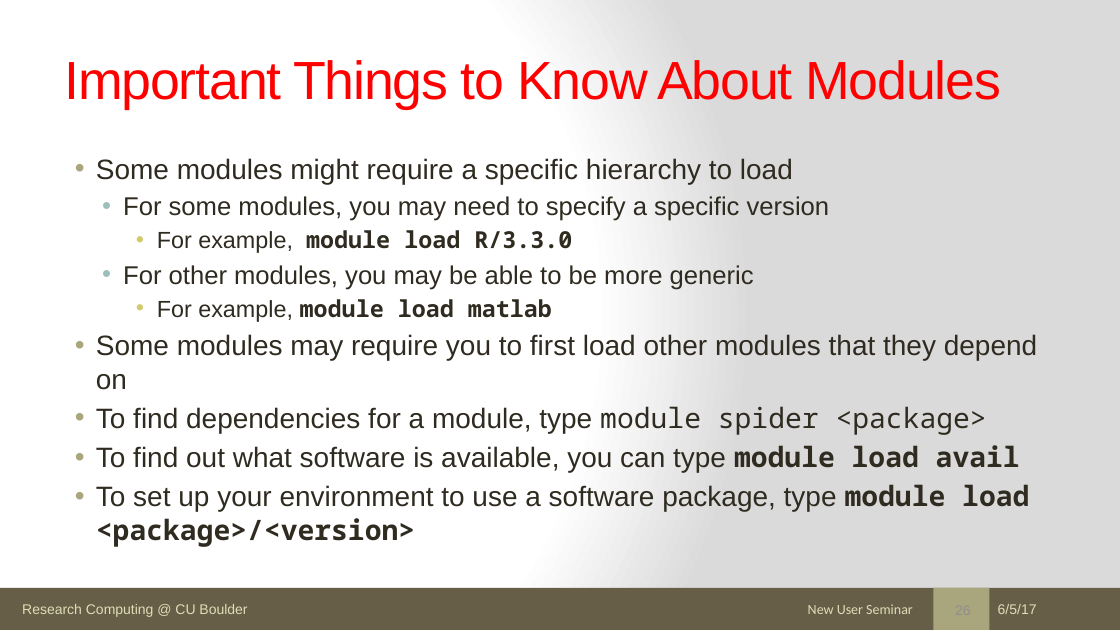
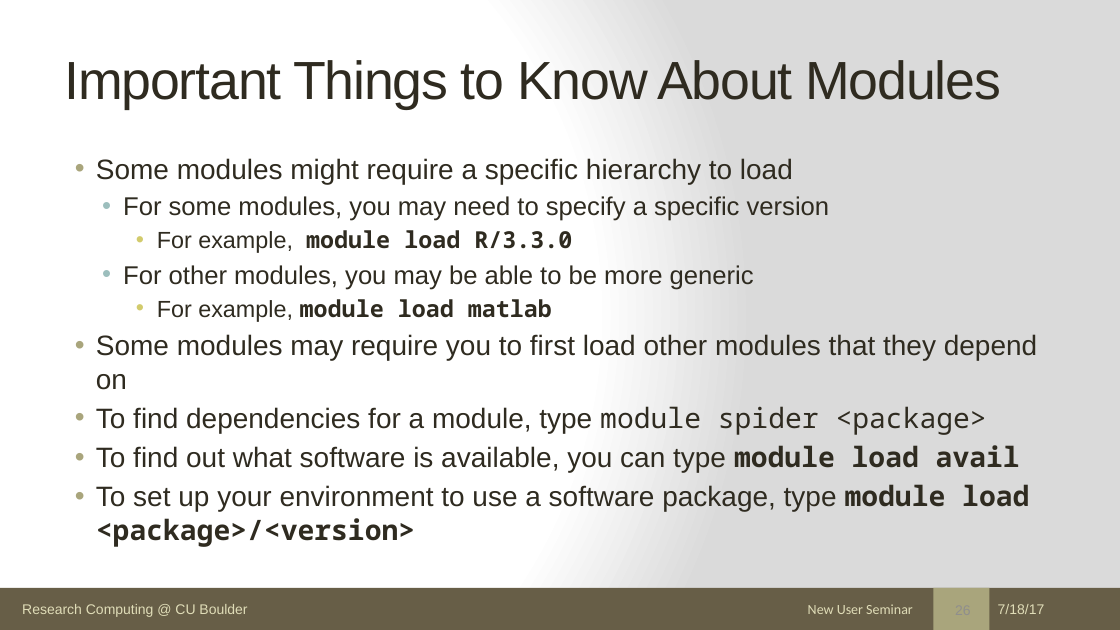
Before and after one commit to ResearchComputing/New_User_Seminar, a slide deck: slide 26 of rc_new_user_seminar_2017.pptx. Drawn at 1120x630 pixels with LibreOffice and Linux fonts; fonts in the diff are those of the drawing. Boxes give left, top, right and bottom in pixels: in the first picture for what was removed or moved away, otherwise in the second. Text is boxed around its words. In the diff, an @@ line names an element or a change of style, - is before the commit and + after.

```diff
--- a/rc_new_user_seminar_2017.pptx
+++ b/rc_new_user_seminar_2017.pptx
@@ title "Important Things to Know About ..." at [64,60,1001,109]: text colour #FF0000 to #2F2B20 @@
@@ text at [998,604,1045,614]: text changed @@
-6/5/17
+7/18/17
```
Also in this commit, not shown: 55 other slides changed, 3 other files.
